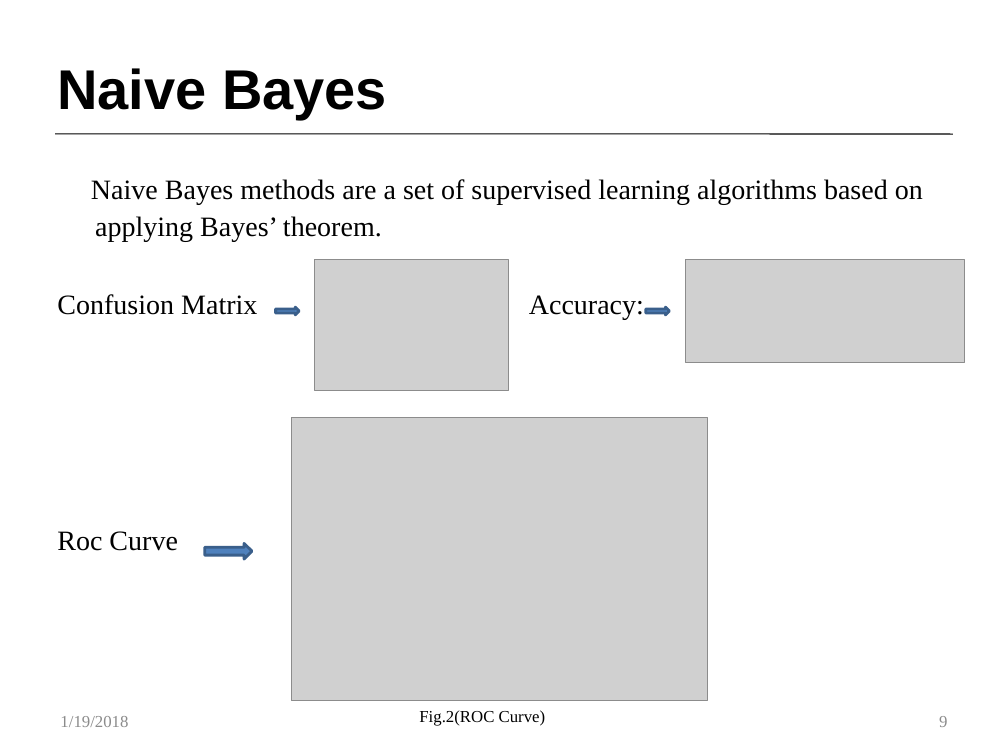
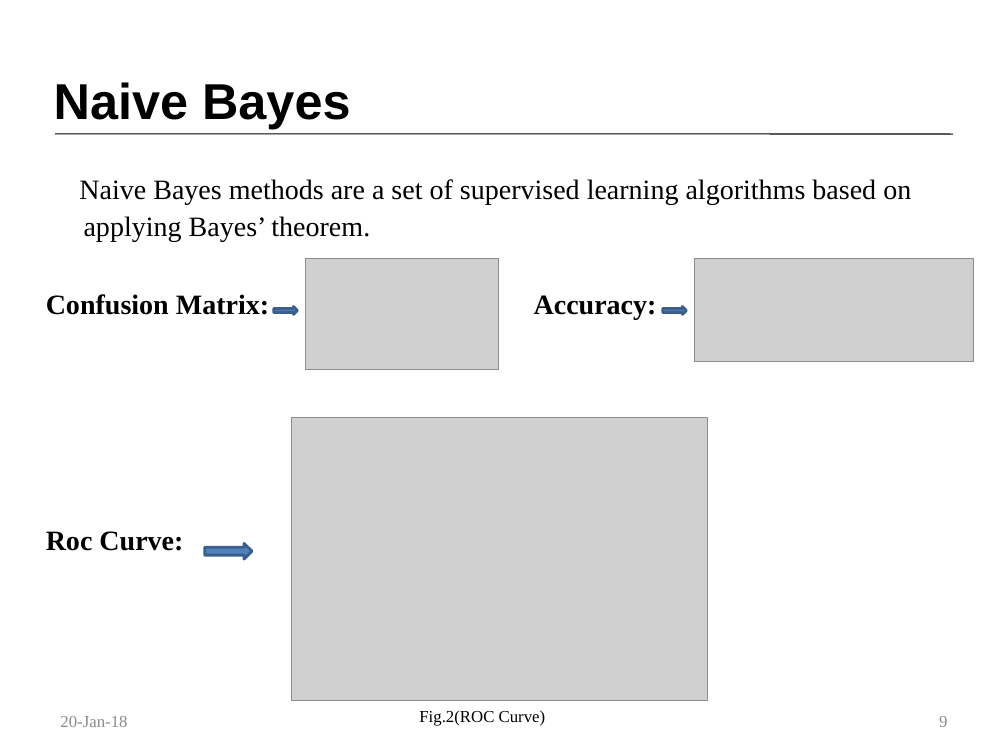
Before and after one commit to Customer-Churn-Prediction/Project-Machine-Learning, a slide deck: slide 9 of Customer Churn Prediction In Telecom Industry.pptx. Drawn at 1008x756 pixels with LibreOffice and Linux fonts; fonts in the diff are those of the drawing; grey boxes stand for pictures. Boxes give left, top, right and bottom in pixels: in the first picture for what was removed or moved away, otherwise in the second. Text is boxed around its words. In the diff, an @@ line names an element or a change of style, - is before the commit and + after.

```diff
--- a/Customer Churn Prediction In Telecom Industry.pptx
+++ b/Customer Churn Prediction In Telecom Industry.pptx
@@ title "Naive Bayes": place and size @@
-title "Naive Bayes" at [57,68,387,118]
+title "Naive Bayes" at [54,82,350,129]
@@ title "Naive Bayes" at [54,82,350,129]: size 40 to 36 pt @@
@@ text "Naive Bayes methods are a ...": place and size @@
-text "Naive Bayes methods are a ..." at [57,179,923,551]
+text "Naive Bayes methods are a ..." at [46,179,911,551]
@@ picture: place and size @@
-picture at [314,260,508,390]
+picture at [305,259,499,369]
@@ picture: place and size @@
-picture at [685,260,965,363]
+picture at [695,259,974,362]
@@ text at [46,294,657,551]: text changed; bold on @@
-Confusion Matrix Accuracy:
-Roc Curve
+Confusion Matrix: Accuracy:
+Roc Curve:
@@ right arrow: place and size @@
-right arrow at [646,307,669,316]
+right arrow at [662,306,685,314]
@@ text at [60,716,127,727]: text changed @@
-1/19/2018
+20-Jan-18
```
Also in this commit, not shown: 16 other slides changed.
